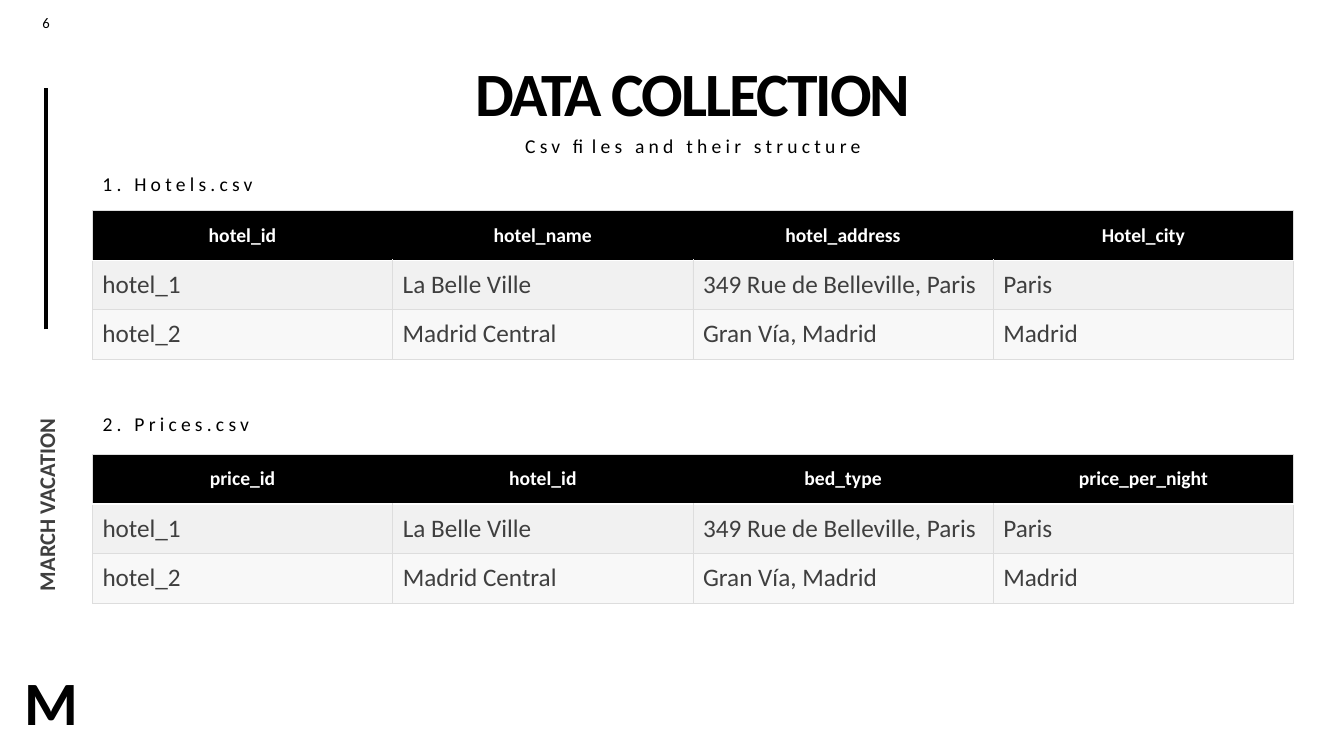
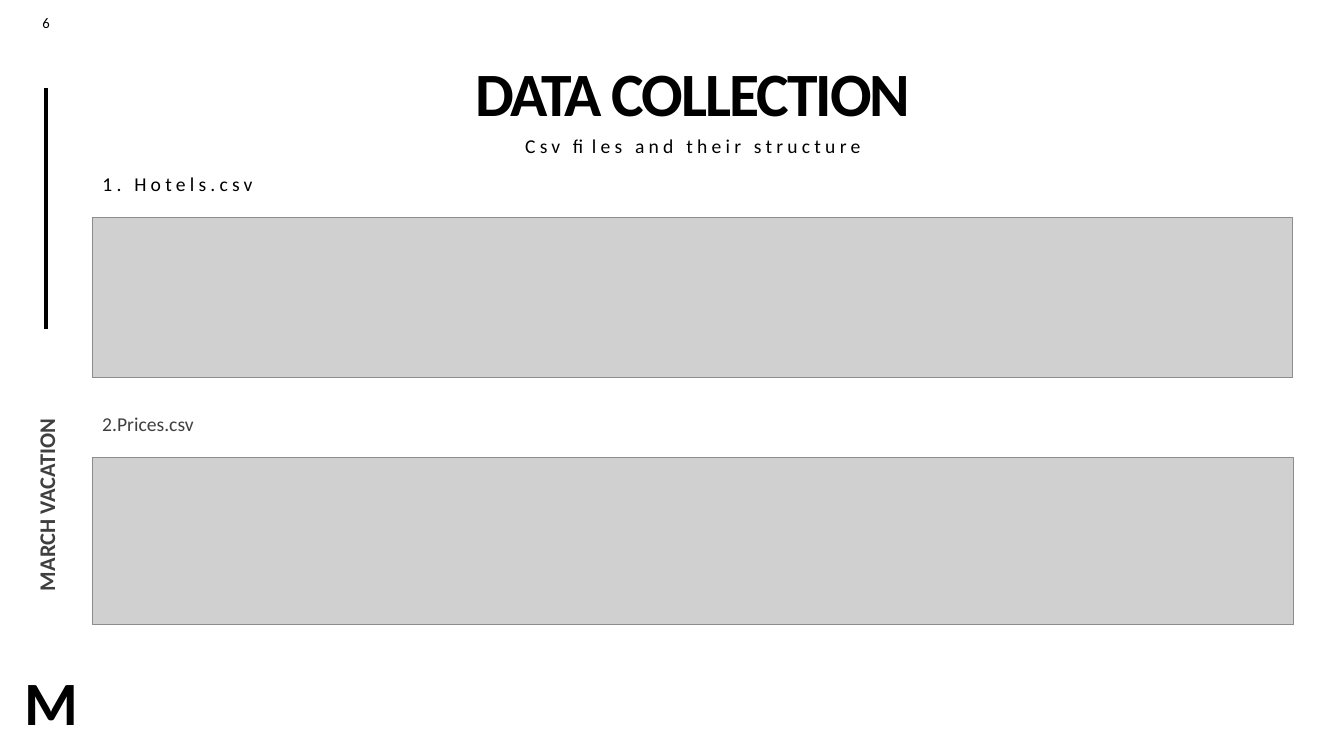
Before and after one commit to Poojashrees3/hadoop-clusters-travel, a slide deck: slide 6 of March vacation.pptx. Drawn at 1344x756 pixels with LibreOffice and Linux fonts; fonts in the diff are those of the drawing; grey boxes stand for pictures. Boxes give left, top, right and bottom in pixels: in the first picture for what was removed or moved away, otherwise in the second. Text is boxed around its words. In the diff, an @@ line names an element or a change of style, - is before the commit and + after.

```diff
--- a/March vacation.pptx
+++ b/March vacation.pptx
@@ table removed at [93,211,1295,359], 3 rows, 4 columns @@
-hotel_id | hotel_name | hotel_address | Hotel_city
-hotel_1 | La Belle Ville | 349 Rue de Belleville, Paris | Paris
-hotel_2 | Madrid Central | Gran Vía, Madrid | Madrid
@@ picture added at [93,218,1294,378] @@
@@ text "2.Prices.csv" at [102,417,194,431]: vertical alignment middle to top @@
@@ text at [102,417,194,431]: text changed; text colour #000000 to #3F3F3F @@
-2. Prices.csv
+2.Prices.csv
@@ table removed at [93,455,1295,603], 3 rows, 4 columns @@
-price_id | hotel_id | bed_type | price_per_night
-hotel_1 | La Belle Ville | 349 Rue de Belleville, Paris | Paris
-hotel_2 | Madrid Central | Gran Vía, Madrid | Madrid
@@ picture added at [93,458,1294,625] @@
```
Also in this commit, not shown: 13 other slides changed, 1 slide added, 1 slide removed, 5 other files.
